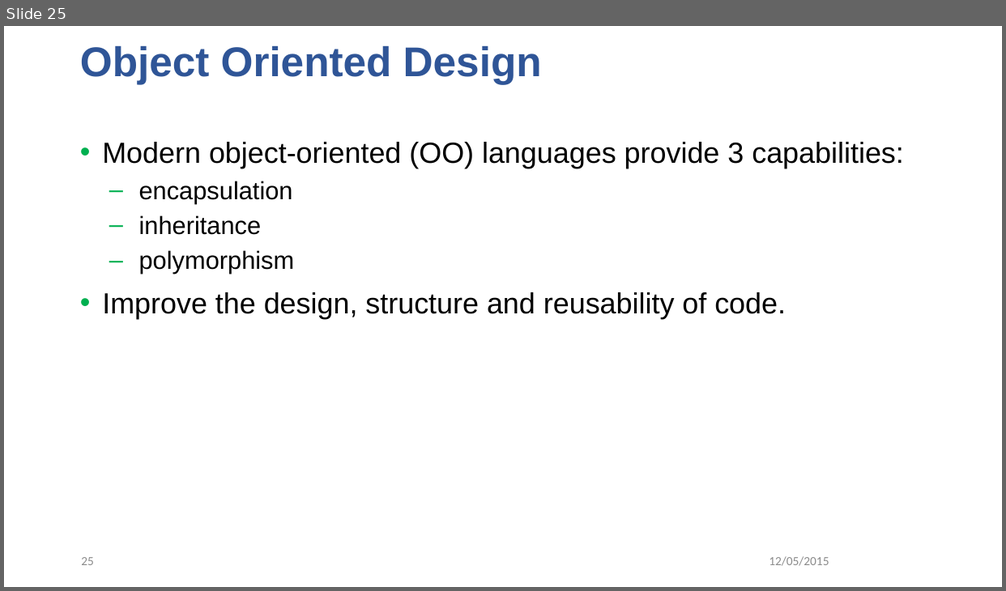
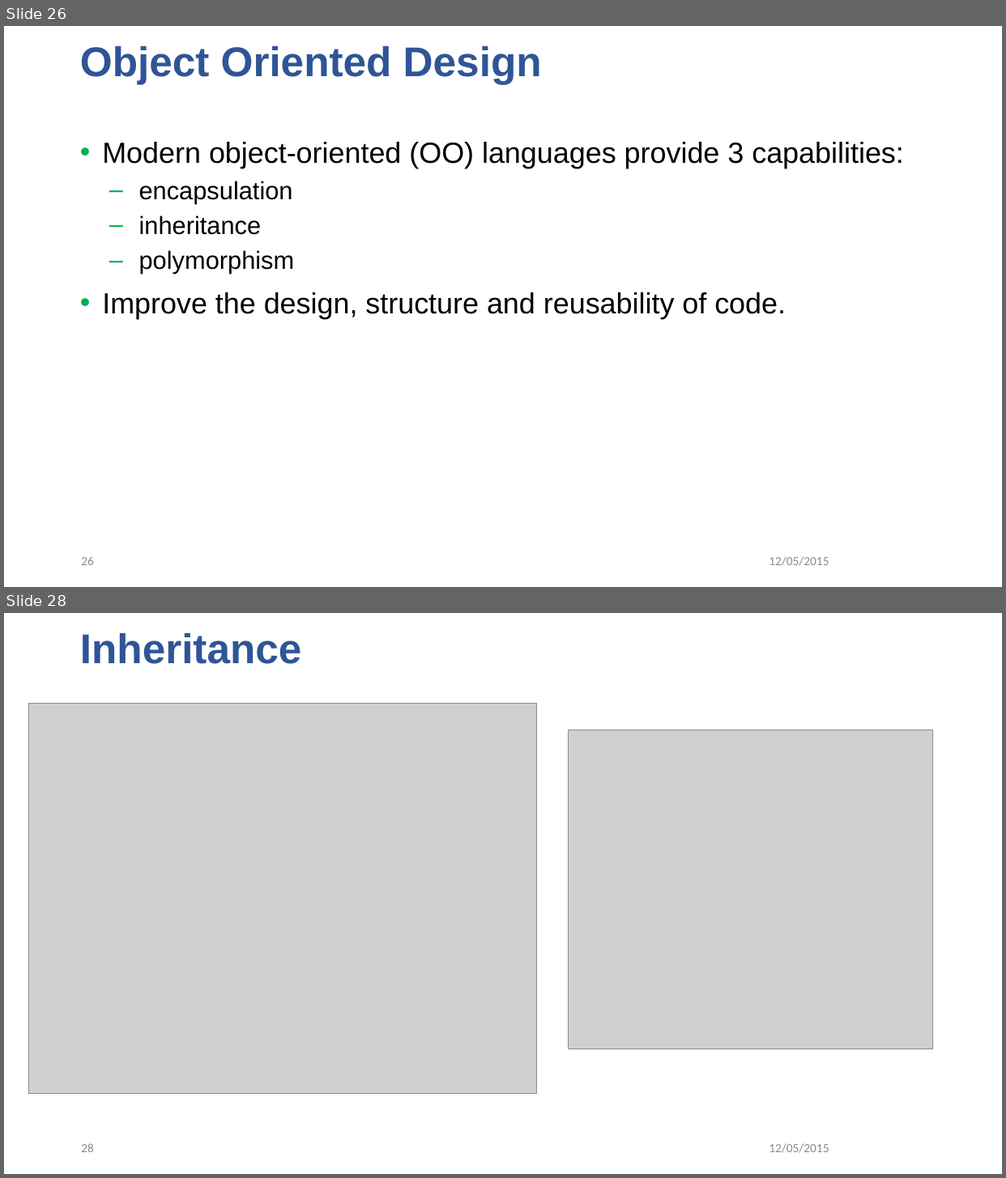
Before and after one commit to sherkarsl/ARTC-Design-Pattern, a slide deck: Design_pattern.pptx. Shown one above the other, each under a label of ours: slide 25 before the commit, slides 26 and 28 after it; the slides between them are not shown. The pictures are 1006x591 and 1006x1178 pixels, drawn with LibreOffice and Linux fonts; fonts in the diff are those of the drawing; grey boxes stand for pictures; background and template pictures are left out. Boxes give left, top, right and bottom in pixels: in the first picture for what was removed or moved away, otherwise in the second. Text is boxed around its words. In the diff, an @@ line names an element or a change of style, - is before the commit and + after.

Commit message:
Changes for revision with inheritance

```diff
--- a/Design_pattern.pptx
+++ b/Design_pattern.pptx
@@ slide 28 added at [4,613,1002,1174], background #FFFFFF @@
@@ title added at [80,633,302,664], 40 pt, text #2F5597, bold @@
+Inheritance
@@ picture added at [28,704,536,1093] @@
@@ picture added at [569,730,933,1050] @@
@@ page number added at [81,1144,94,1152], 12 pt, text #8C8C8C @@
+28
@@ text added at [769,1144,829,1153], 12 pt, text #8C8C8C @@
+12/05/2015
@@ what was slide 25 is now slide 26 @@
@@ page number at [81,557,94,565]: text changed @@
-25
+26
```
Also in this commit, not shown: 10 slides changed, 3 other slides added, 20 other files.
